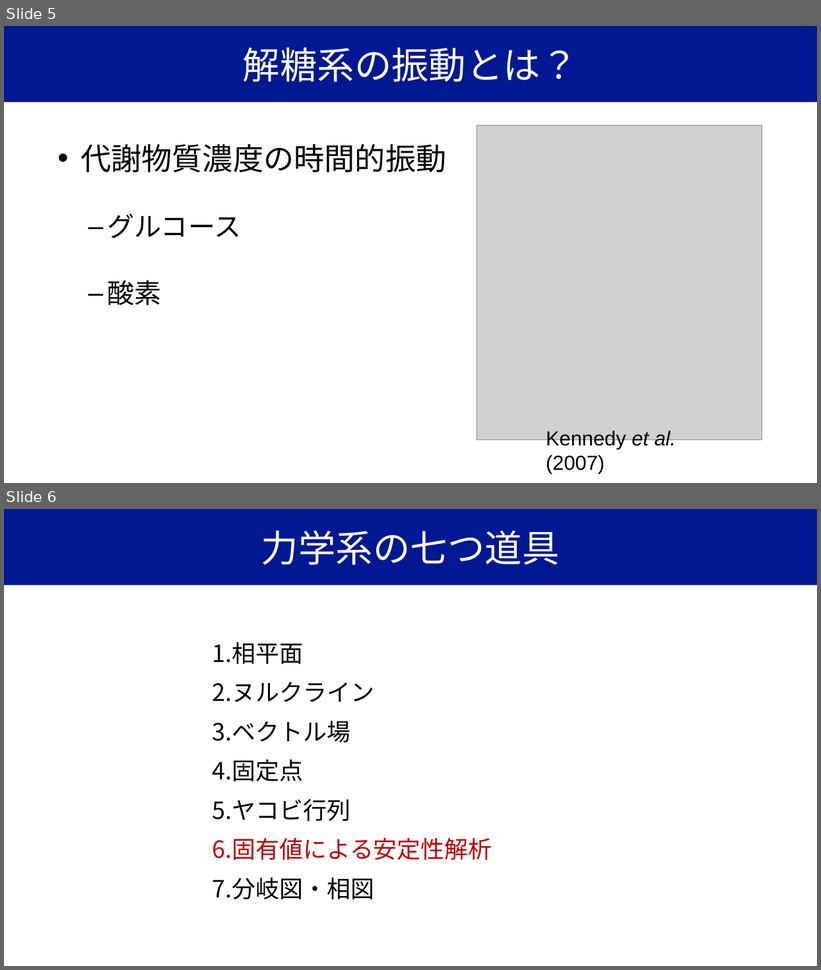
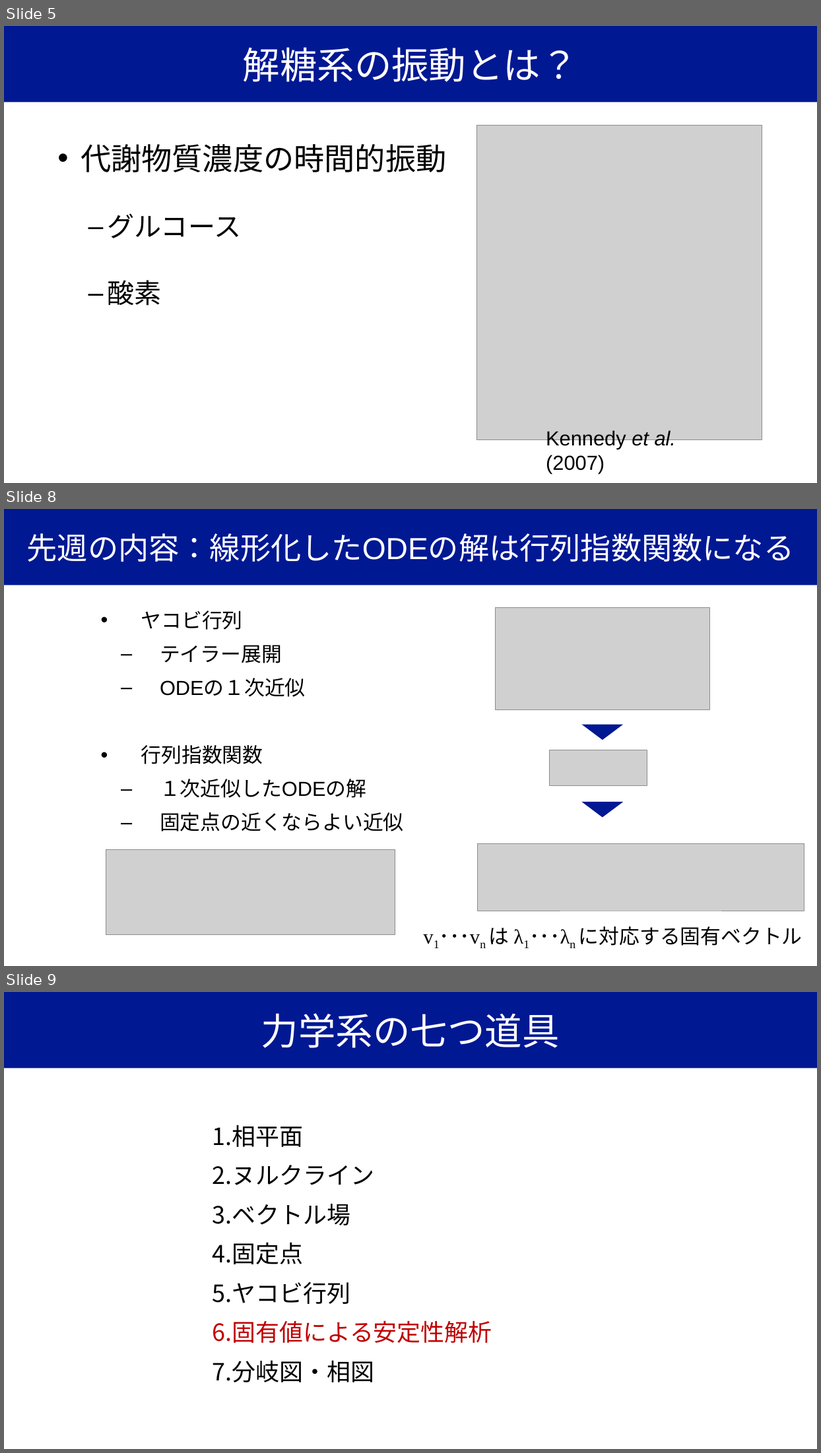
Before and after one commit to YugiLab/Lectures, a slide deck: DS2_2026/Day4/yugi_lecture4_oscillation.pptx. Shown one above the other, each under a label of ours: slides 5 and 6 before the commit, slides 5, 8 and 9 after it; the slides between them are not shown. The pictures are 821x970 and 821x1453 pixels, drawn with LibreOffice and Linux fonts; fonts in the diff are those of the drawing; grey boxes stand for pictures. Boxes give left, top, right and bottom in pixels: in the first picture for what was removed or moved away, otherwise in the second. Text is boxed around its words. In the diff, an @@ line names an element or a change of style, - is before the commit and + after.

```diff
--- a/DS2_2026/Day4/yugi_lecture4_oscillation.pptx
+++ b/DS2_2026/Day4/yugi_lecture4_oscillation.pptx
@@ slide 8 added at (x1=4, y1=509, x2=817, y2=966), background #FFFFFF @@
@@ title added at (x1=4, y1=509, x2=817, y2=586), fill #011893, 36 pt, text #FFFFFF @@
+先週の内容：線形化したODEの解は行列指数関数になる
@@ picture added at (x1=496, y1=607, x2=710, y2=710) @@
@@ text added at (x1=141, y1=611, x2=404, y2=832), 24 pt, text #000000 @@
+• ヤコビ行列
+  – テイラー展開
+  – ODEの１次近似
+• 行列指数関数
+  – １次近似したODEの解
+  – 固定点の近くならよい近似
@@ triangle added at (x1=582, y1=724, x2=624, y2=739), fill #011893 @@
@@ picture added at (x1=550, y1=751, x2=648, y2=786) @@
@@ triangle added at (x1=582, y1=803, x2=624, y2=818), fill #011893 @@
@@ picture added at (x1=478, y1=844, x2=805, y2=911) @@
@@ picture added at (x1=106, y1=850, x2=395, y2=935) @@
@@ text added at (x1=440, y1=927, x2=803, y2=946), 24 pt, text #000000 @@
+v1･･･vn は λ1･･･λn に対応する固有ベクトル
@@ what was slide 6 is now slide 9 @@
```
Also in this commit, not shown: 3 slides changed, 2 other slides added, 4 other files.
